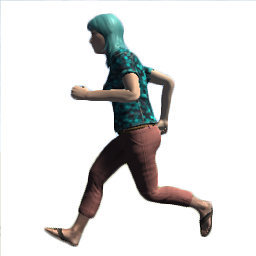
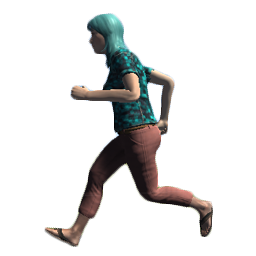
Revision of a layered 256×256 image; what changed, layer by layer:
painted on "Layer 1" over 0, 0, 256, 256
